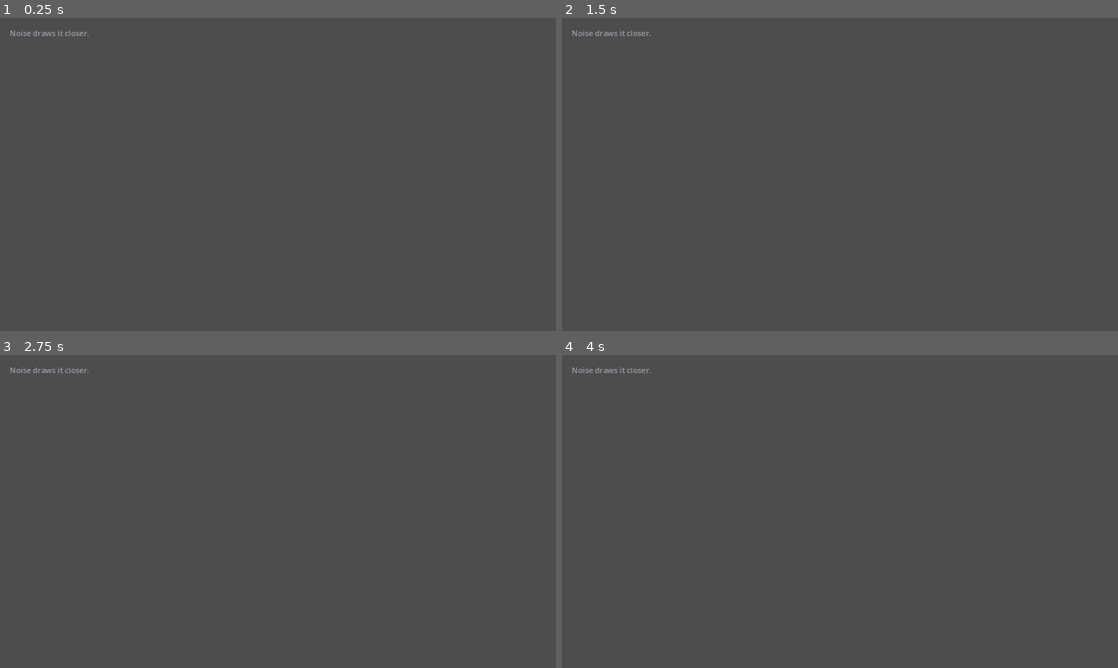
Above: before the commit, frames 1-4 (two rows, left to right).
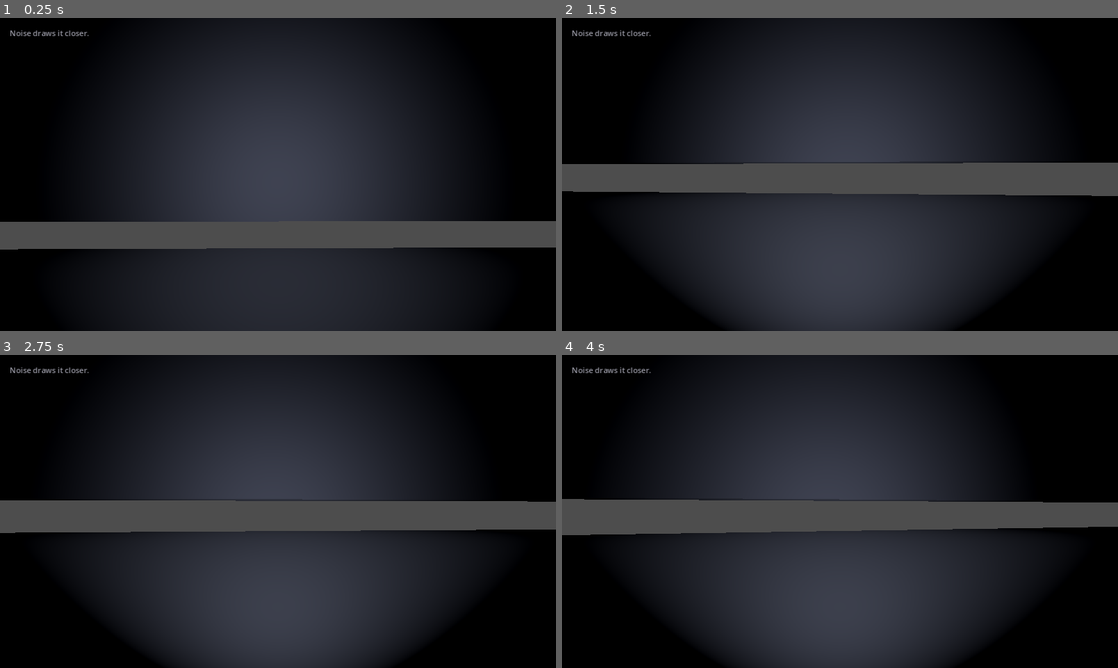
Above: after the commit, the same moments.

Repository: vangohner/HollowCrawl
Game: Godot game, scene res://scenes/main.tscn
Two runs of this game, one before a commit and one after it. Both use one fixed random seed, a clock stepped at 60 frames per second and the inputs below.
Inputs (mouse positions are in pixels of both pictures, inside the frame that each line leads up to):
- Up to frame 1 (0.25 s): no input
- Up to frame 2 (1.5 s): move the mouse to (867, 174) at 0.52 s; move the mouse to (812, 174) at 1.27 s
- Up to frame 3 (2.75 s): move the mouse to (289, 505) at 2.02 s
- Up to frame 4 (4 s): tap Enter at 2.75 s; move the mouse to (834, 517) at 2.77 s; tap Space at 3.5 s; move the mouse to (878, 514) at 3.52 s

The runs differ from the first frame. In frame 1, 85% of the frame differs, in the area x 0-100%, y 0-100%; in frame 2, 82%; in frame 3, 82%; in frame 4, 83%.
Error before the commit: Invalid assignment of property or key 'translation' with value of type 'Vector3' on a base object of type 'MeshInstance3D'. (res://scripts/level.gd:62)
Error after the commit: Invalid assignment of property or key 'radius' with value of type 'float' on a base object of type 'CylinderMesh'. (res://scripts/level.gd:119)

Commit message:
Fix Node3D property usage and naming warnings

Diff:
--- a/scenes/player.tscn
+++ b/scenes/player.tscn
@@ -11,16 +11,16 @@
 
 [node name="CollisionShape3D" type="CollisionShape3D" parent="."]
 shape = SubResource("1")
-translation = Vector3(0, 0.9, 0)
+position = Vector3(0, 0.9, 0)
 
 [node name="Camera" type="Camera3D" parent="."]
-translation = Vector3(0, 1.55, 0)
+position = Vector3(0, 1.55, 0)
 current = true
 fov = 80.0
 near = 0.05
 
 [node name="Flashlight" type="SpotLight3D" parent="Camera"]
-translation = Vector3(0, -0.1, -0.2)
+position = Vector3(0, -0.1, -0.2)
 rotation_degrees = Vector3(-2.0, 0.0, 0.0)
 light_color = Color(0.82, 0.86, 1.0, 1.0)
 light_energy = 6.5
--- a/scenes/stalker.tscn
+++ b/scenes/stalker.tscn
@@ -32,38 +32,38 @@
 
 [node name="CollisionShape3D" type="CollisionShape3D" parent="."]
 shape = SubResource("1")
-translation = Vector3(0, 1.6, 0)
+position = Vector3(0, 1.6, 0)
 
 [node name="Body" type="Node3D" parent="."]
-translation = Vector3(0, 0.6, 0)
+position = Vector3(0, 0.6, 0)
 
 [node name="Torso" type="MeshInstance3D" parent="Body"]
 mesh = SubResource("3")
-translation = Vector3(0, 1.4, 0)
+position = Vector3(0, 1.4, 0)
 rotation_degrees = Vector3(8, 0, 0)
 
 [node name="Head" type="MeshInstance3D" parent="Body"]
 mesh = SubResource("5")
-translation = Vector3(0, 2.9, 0)
+position = Vector3(0, 2.9, 0)
 
 [node name="ArmLeft" type="MeshInstance3D" parent="Body"]
 mesh = SubResource("4")
-translation = Vector3(-0.6, 1.6, 0)
+position = Vector3(-0.6, 1.6, 0)
 rotation_degrees = Vector3(0, 0, 18)
 
 [node name="ArmRight" type="MeshInstance3D" parent="Body"]
 mesh = SubResource("4")
-translation = Vector3(0.6, 1.6, 0)
+position = Vector3(0.6, 1.6, 0)
 rotation_degrees = Vector3(0, 0, -18)
 
 [node name="LegLeft" type="MeshInstance3D" parent="Body"]
 mesh = SubResource("4")
-translation = Vector3(-0.3, 0.0, 0)
+position = Vector3(-0.3, 0.0, 0)
 rotation_degrees = Vector3(0, 0, 6)
 
 [node name="LegRight" type="MeshInstance3D" parent="Body"]
 mesh = SubResource("4")
-translation = Vector3(0.3, 0.0, 0)
+position = Vector3(0.3, 0.0, 0)
 rotation_degrees = Vector3(0, 0, -6)
 
 [node name="Glow" type="OmniLight3D" parent="Body"]
--- a/scripts/level.gd
+++ b/scripts/level.gd
@@ -52,25 +52,25 @@
             _create_steam(cell)
 
 func _create_floor(cell: Vector2i) -> void:
-    var floor: StaticBody3D = StaticBody3D.new()
-    floor.name = "Floor_%s_%s" % [cell.x, cell.y]
+    var floor_body: StaticBody3D = StaticBody3D.new()
+    floor_body.name = "Floor_%s_%s" % [cell.x, cell.y]
     var mesh_instance: MeshInstance3D = MeshInstance3D.new()
     var mesh: BoxMesh = BoxMesh.new()
     mesh.size = Vector3(cell_size, 0.2, cell_size)
     mesh_instance.mesh = mesh
     mesh_instance.material_override = _create_floor_material()
-    mesh_instance.translation = Vector3(0, -0.6, 0)
-    floor.add_child(mesh_instance)
+    mesh_instance.position = Vector3(0, -0.6, 0)
+    floor_body.add_child(mesh_instance)
 
     var collision: CollisionShape3D = CollisionShape3D.new()
     var shape: BoxShape3D = BoxShape3D.new()
     shape.size = Vector3(cell_size, 0.2, cell_size)
     collision.shape = shape
-    collision.translation = Vector3.ZERO
-    floor.add_child(collision)
-
-    floor.translation = grid_to_world(cell)
-    add_child(floor)
+    collision.position = Vector3.ZERO
+    floor_body.add_child(collision)
+
+    floor_body.position = grid_to_world(cell)
+    add_child(floor_body)
 
 func _create_walls_for_cell(cell: Vector2i) -> void:
     for dir in DIRECTIONS:
@@ -109,7 +109,7 @@
     elif dir == Vector2i.RIGHT:
         offset = Vector3(cell_size / 2.0, wall_height / 2.0, 0)
 
-    wall.translation = grid_to_world(cell) + offset
+    wall.position = grid_to_world(cell) + offset
     add_child(wall)
 
 func _create_pipe(cell: Vector2i) -> void:
@@ -121,7 +121,7 @@
     pipe.mesh = pipe_mesh
     pipe.material_override = _create_pipe_material()
     pipe.rotation_degrees = Vector3(90, 0, randf_range(-12, 12))
-    pipe.translation = grid_to_world(cell) + Vector3(randf_range(-cell_size * 0.3, cell_size * 0.3), wall_height * 0.6, -cell_size / 2.0 + 0.4)
+    pipe.position = grid_to_world(cell) + Vector3(randf_range(-cell_size * 0.3, cell_size * 0.3), wall_height * 0.6, -cell_size / 2.0 + 0.4)
     add_child(pipe)
 
 func _create_steam(cell: Vector2i) -> void:
@@ -133,7 +133,7 @@
     particles.emitting = true
     particles.speed_scale = 0.8
     particles.process_material = _create_steam_material()
-    particles.translation = grid_to_world(cell) + Vector3(randf_range(-1.2, 1.2), 0.2, randf_range(-1.2, 1.2))
+    particles.position = grid_to_world(cell) + Vector3(randf_range(-1.2, 1.2), 0.2, randf_range(-1.2, 1.2))
     add_child(particles)
 
 func _create_floor_material() -> StandardMaterial3D:
--- a/scripts/player.gd
+++ b/scripts/player.gd
@@ -68,9 +68,9 @@
 
     emit_signal("stamina_changed", stamina / stamina_max)
 
-    var basis: Basis = global_transform.basis
-    var forward: Vector3 = -basis.z
-    var right: Vector3 = basis.x
+    var local_basis: Basis = global_transform.basis
+    var forward: Vector3 = -local_basis.z
+    var right: Vector3 = local_basis.x
 
     var target_velocity: Vector3 = (forward * input_dir.z + right * input_dir.x) * target_speed
     velocity.x = lerp(velocity.x, target_velocity.x, acceleration * delta)
@@ -90,12 +90,12 @@
 func _update_head_bob(delta: float, target_speed: float, movement_amount: float) -> void:
     if movement_amount < 0.1 or not is_on_floor():
         _head_bob_time = lerp(_head_bob_time, 0.0, delta * 5.0)
-        _camera.translation = _camera.translation.lerp(Vector3.ZERO, delta * 6.0)
+        _camera.position = _camera.position.lerp(Vector3.ZERO, delta * 6.0)
         return
 
     _head_bob_time += delta * head_bob_speed * movement_amount * clampf(target_speed / run_speed, 0.5, 1.0)
     var bob_offset: Vector3 = Vector3(0.0, sin(_head_bob_time) * head_bob_amount, 0.0)
-    _camera.translation = _camera.translation.lerp(bob_offset, delta * 10.0)
+    _camera.position = _camera.position.lerp(bob_offset, delta * 10.0)
 
 func _update_sway(delta: float) -> void:
     var mouse_pos: Vector2 = get_viewport().get_mouse_position()
